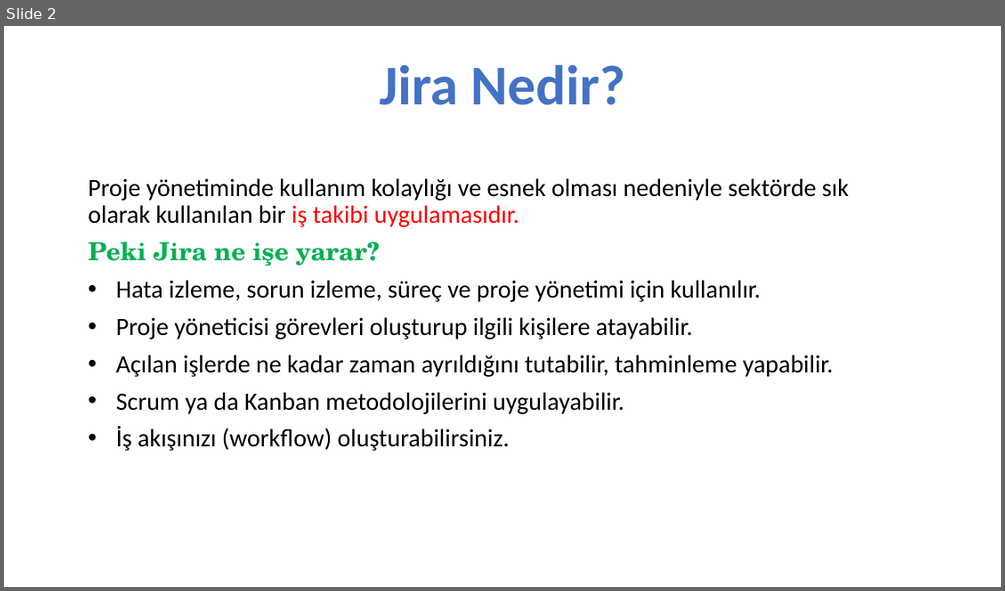
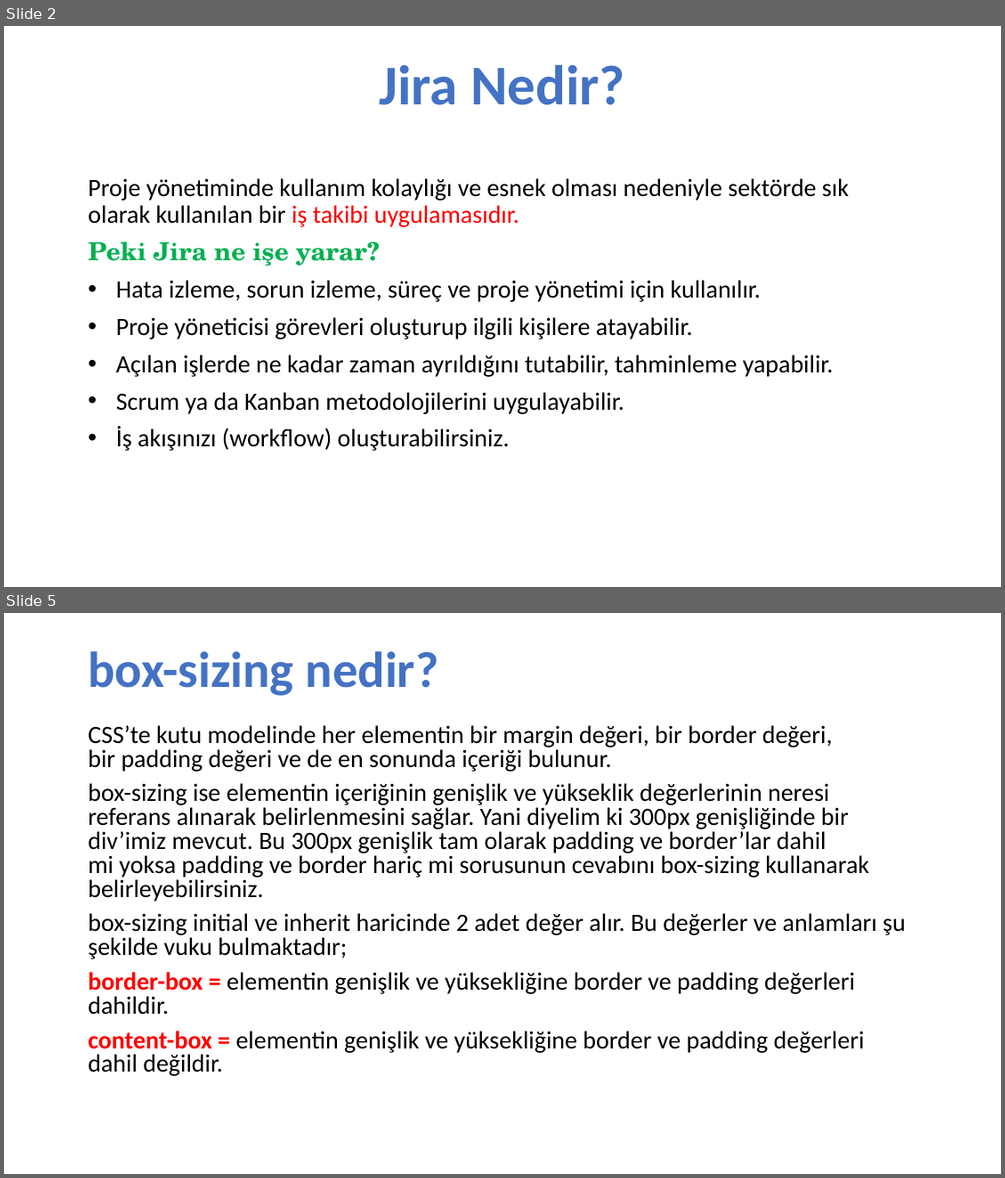
Before and after one commit to TechCareer-FrontEnd-1/tubisad-frontend-uygarsuslu, a slide deck: tubisad-arastirma.pptx. Shown one above the other, each under a label of ours: slide 2 before the commit, slides 2 and 5 after it; the slides between them are not shown. The pictures are 1005x591 and 1005x1178 pixels, drawn with LibreOffice and Linux fonts; fonts in the diff are those of the drawing. Boxes give left, top, right and bottom in pixels: in the first picture for what was removed or moved away, otherwise in the second. Text is boxed around its words. In the diff, an @@ line names an element or a change of style, - is before the commit and + after.

```diff
--- a/tubisad-arastirma.pptx
+++ b/tubisad-arastirma.pptx
@@ slide 5 added at box(4, 613, 1001, 1174), background #FFFFFF @@
@@ title added at box(88, 651, 439, 696), 48.6 pt, text #4472C4, bold @@
+box-sizing nedir?
@@ subtitle added at box(88, 725, 906, 1076), 24.1 pt, text #000000 @@
+CSS’te kutu modelinde her elementin bir margin değeri, bir border değeri, bir padding değeri ve de en sonunda içeriği bulunur.
+box-sizing ise elementin içeriğinin genişlik ve yükseklik değerlerinin neresi referans alınarak belirlenmesini sağlar. Yani diyelim ki 300px genişliğinde bir div’imiz mevcut. Bu 300px genişlik tam olarak padding ve border’lar dahil mi yoksa padding ve border hariç mi sorusunun cevabını box-sizing kullanarak belirleyebilirsiniz.
+box-sizing initial ve inherit haricinde 2 adet değer alır. Bu değerler ve anlamları şu şekilde vuku bulmaktadır;
+border-box = elementin genişlik ve yüksekliğine border ve padding değerleri dahildir.
+content-box = elementin genişlik ve yüksekliğine border ve padding değerleri dahil değildir.
```
Also in this commit, not shown: 1 slide changed, 3 other slides added.
